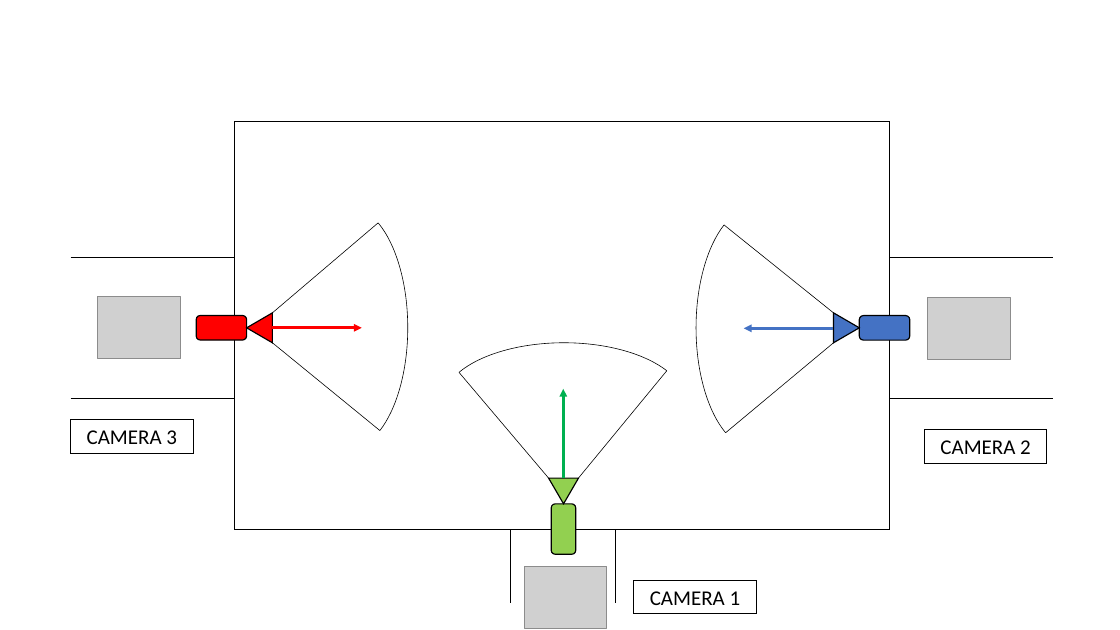
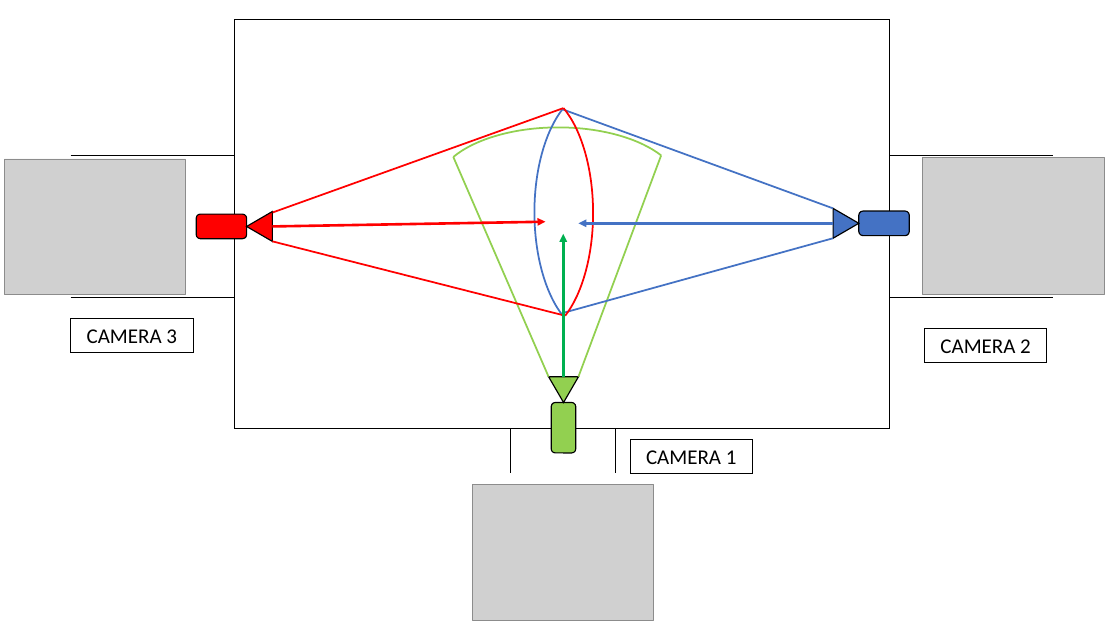
Before and after one commit to hlcool/IPCV-MasterThesis, a slide deck: slide 1 of Report/Images/Proposed System/Camera Static Configuration.pptx. Drawn at 1120x630 pixels with LibreOffice and Linux fonts; fonts in the diff are those of the drawing; grey boxes stand for pictures. Boxes give left, top, right and bottom in pixels: in the first picture for what was removed or moved away, otherwise in the second. Text is boxed around its words. In the diff, an @@ line names an element or a change of style, - is before the commit and + after.

```diff
--- a/Report/Images/Proposed System/Camera Static Configuration.pptx
+++ b/Report/Images/Proposed System/Camera Static Configuration.pptx
@@ line moved from (272, 313) - (378, 223) to (273, 213) - (564, 108) @@
@@ line (273, 213) - (564, 108): stroke #000000 0.5 pt to #FF0000 1.5 pt @@
@@ arc (boxed as its full ellipse): place and size @@
-arc (boxed as its full ellipse) at (287,205,408,450)
+arc (boxed as its full ellipse) at (473,91,594,336)
@@ arc (boxed as its full ellipse) at (473,91,594,336): outline #000000 0.5 pt to #FF0000 1.5 pt @@
@@ arc (boxed as its full ellipse): place and size @@
-arc (boxed as its full ellipse) at (696,205,817,450)
+arc (boxed as its full ellipse) at (535,90,656,335)
@@ arc (boxed as its full ellipse) at (535,90,656,335): outline #000000 0.5 pt to #4472C4 1.5 pt @@
@@ line moved from (833, 313) - (724, 225) to (833, 208) - (563, 109) @@
@@ line (833, 208) - (563, 109): stroke #000000 0.5 pt to #4472C4 1.5 pt @@
@@ arc (boxed as its full ellipse): place and size @@
-arc (boxed as its full ellipse) at (442,343,686,464)
+arc (boxed as its full ellipse) at (436,128,681,249)
@@ arc (boxed as its full ellipse) at (436,128,681,249): outline #000000 0.5 pt to #92D050 1.5 pt @@
@@ picture: place and size @@
-picture at (97,297,181,359)
+picture at (4,159,186,295)
@@ line moved from (549, 478) - (459, 372) to (549, 376) - (454, 157) @@
@@ line (549, 376) - (454, 157): stroke #000000 0.5 pt to #92D050 1.5 pt @@
@@ line moved from (579, 478) - (667, 371) to (579, 376) - (661, 155) @@
@@ line (579, 376) - (661, 155): stroke #000000 0.5 pt to #92D050 1.5 pt @@
@@ picture: place and size @@
-picture at (928,297,1010,360)
+picture at (923,158,1105,295)
@@ triangle: place and size @@
-triangle at (834,313,860,343)
+triangle at (833,209,859,239)
@@ arrow moved from (272, 328) - (362, 328) to (272, 227) - (545, 222) @@
@@ line moved from (833, 343) - (726, 433) to (833, 239) - (563, 313) @@
@@ line (833, 239) - (563, 313): stroke #000000 0.5 pt to #4472C4 1.5 pt @@
@@ arrow moved from (564, 478) - (564, 389) to (564, 376) - (564, 234) @@
@@ arrow moved from (833, 329) - (744, 329) to (833, 223) - (579, 223) @@
@@ rounded rectangle: place and size @@
-rounded rectangle at (860,316,910,340)
+rounded rectangle at (859,211,909,235)
@@ line moved from (272, 343) - (380, 431) to (272, 241) - (565, 316) @@
@@ line (272, 241) - (565, 316): stroke #000000 0.5 pt to #FF0000 1.5 pt @@
@@ 4 lines, 3 rectangles, 2 rounded rectangles, 2 triangles: place and size @@
-4 lines, 3 rectangles, 2 rounded rectangles, 2 triangles at (71,121,1054,554)
+4 lines, 3 rectangles, 2 rounded rectangles, 2 triangles at (71,20,1054,453)
@@ line moved from (511, 530) - (511, 603) to (511, 429) - (511, 473) @@
@@ line moved from (616, 530) - (616, 603) to (616, 429) - (616, 473) @@
@@ rectangle "CAMERA 1": place and size @@
-rectangle "CAMERA 1" at (634,581,757,614)
+rectangle "CAMERA 1" at (630,439,753,473)
@@ picture: place and size @@
-picture at (524,566,607,628)
+picture at (472,484,654,620)
```
Also in this commit, not shown: 25 other files.
